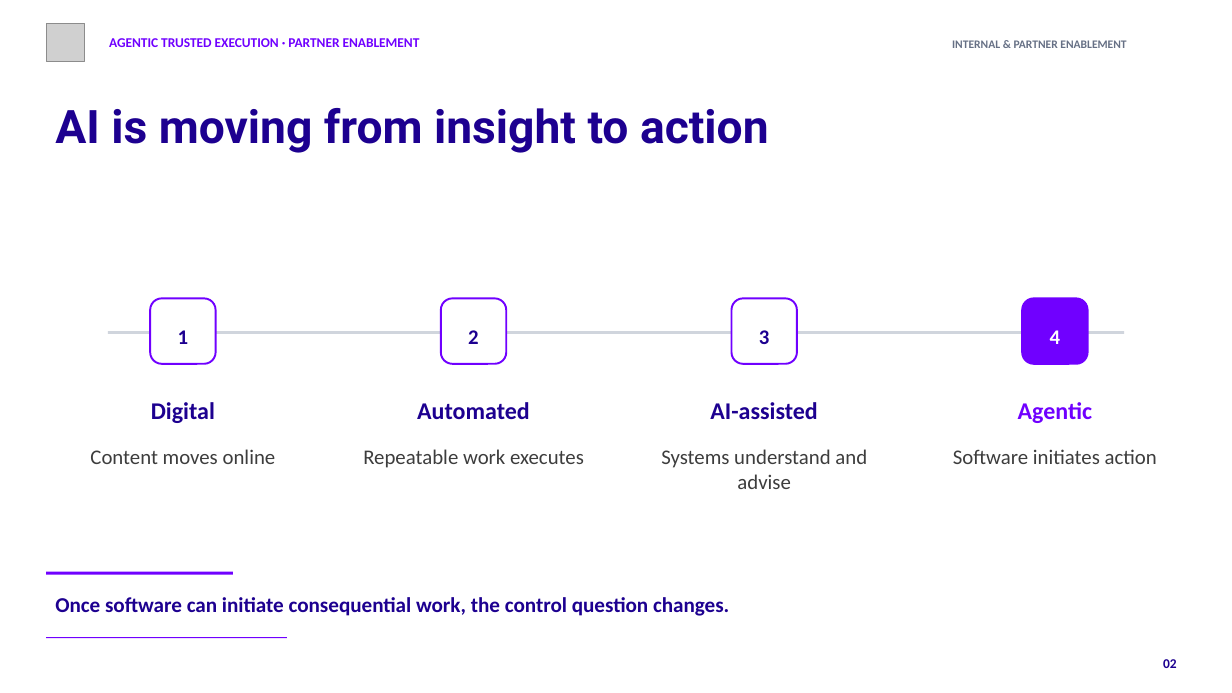
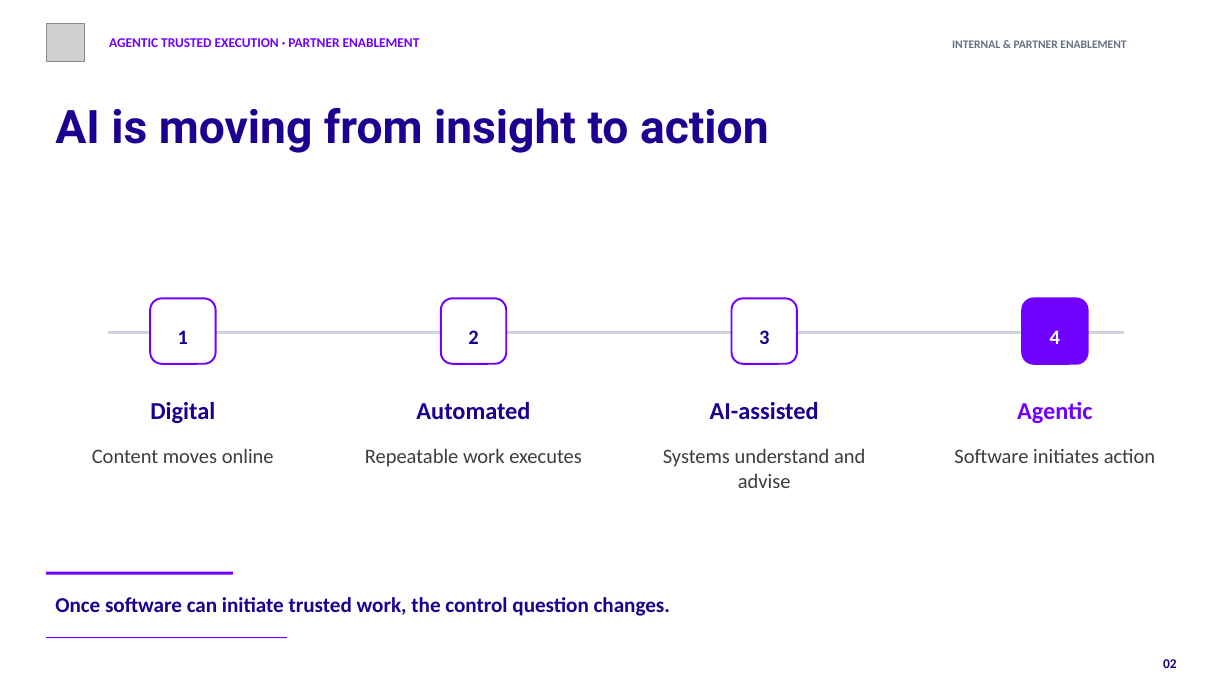
Before and after one commit to josefpalaxo/sales-system, a slide deck: slide 2 of work/slides/agentic-trusted-execution-partner-enablement/output/agentic-trusted-execution-partner-enablement.pptx. Drawn at 1232x693 pixels with LibreOffice and Linux fonts; fonts in the diff are those of the drawing; grey boxes stand for pictures. Boxes give left, top, right and bottom in pixels: in the first picture for what was removed or moved away, otherwise in the second. Text is boxed around its words. In the diff, an @@ line names an element or a change of style, - is before the commit and + after.

Commit message:
Update trusted execution materials and service assets

```diff
--- a/work/slides/agentic-trusted-execution-partner-enablement/output/agentic-trusted-execution-partner-enablement.pptx
+++ b/work/slides/agentic-trusted-execution-partner-enablement/output/agentic-trusted-execution-partner-enablement.pptx
@@ size 16.1 to 16 pt in 4 elements at (x1=92, y1=448, x2=274, y2=463), (x1=365, y1=448, x2=582, y2=467), (x1=663, y1=448, x2=865, y2=488), (x1=954, y1=449, x2=1155, y2=463) @@
@@ text at (x1=55, y1=597, x2=670, y2=616): text changed @@
-Once software can initiate consequential work, the control question changes.
+Once software can initiate trusted work, the control question changes.
```
Also in this commit, not shown: 13 other slides changed, 46 other files.
